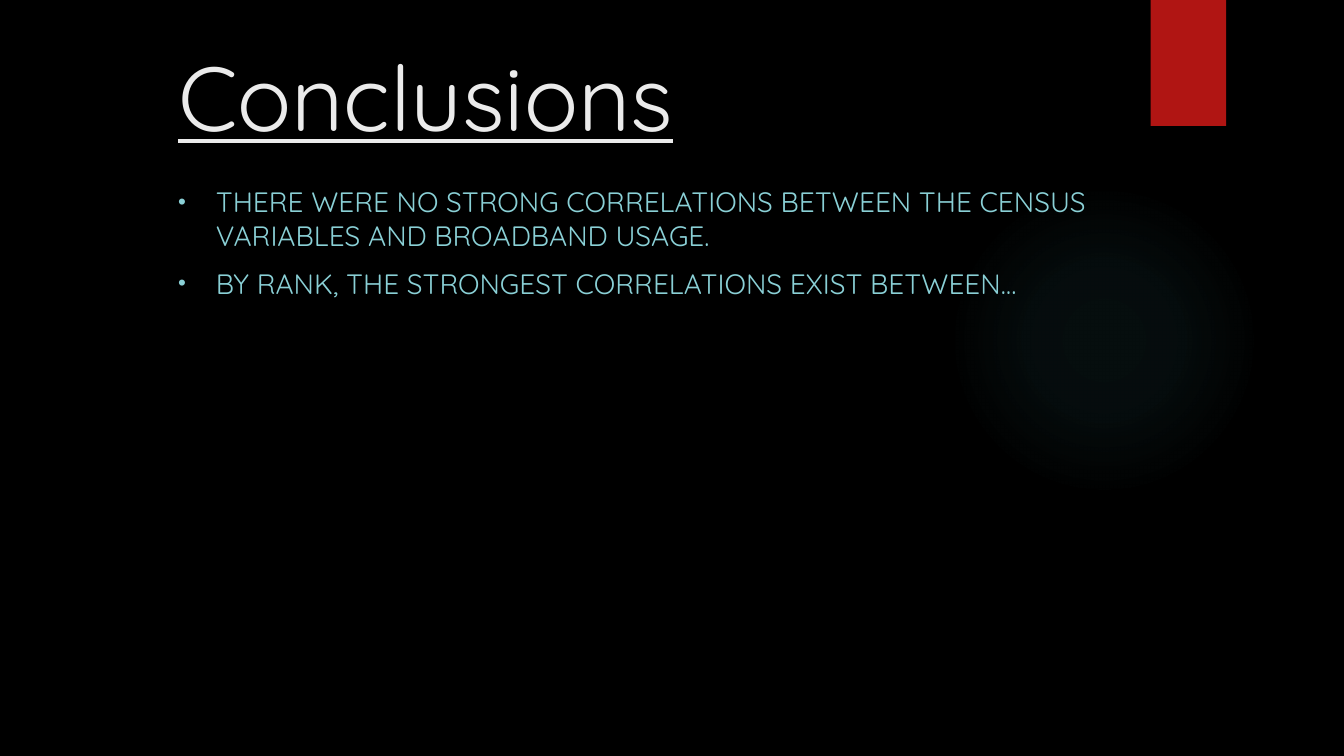
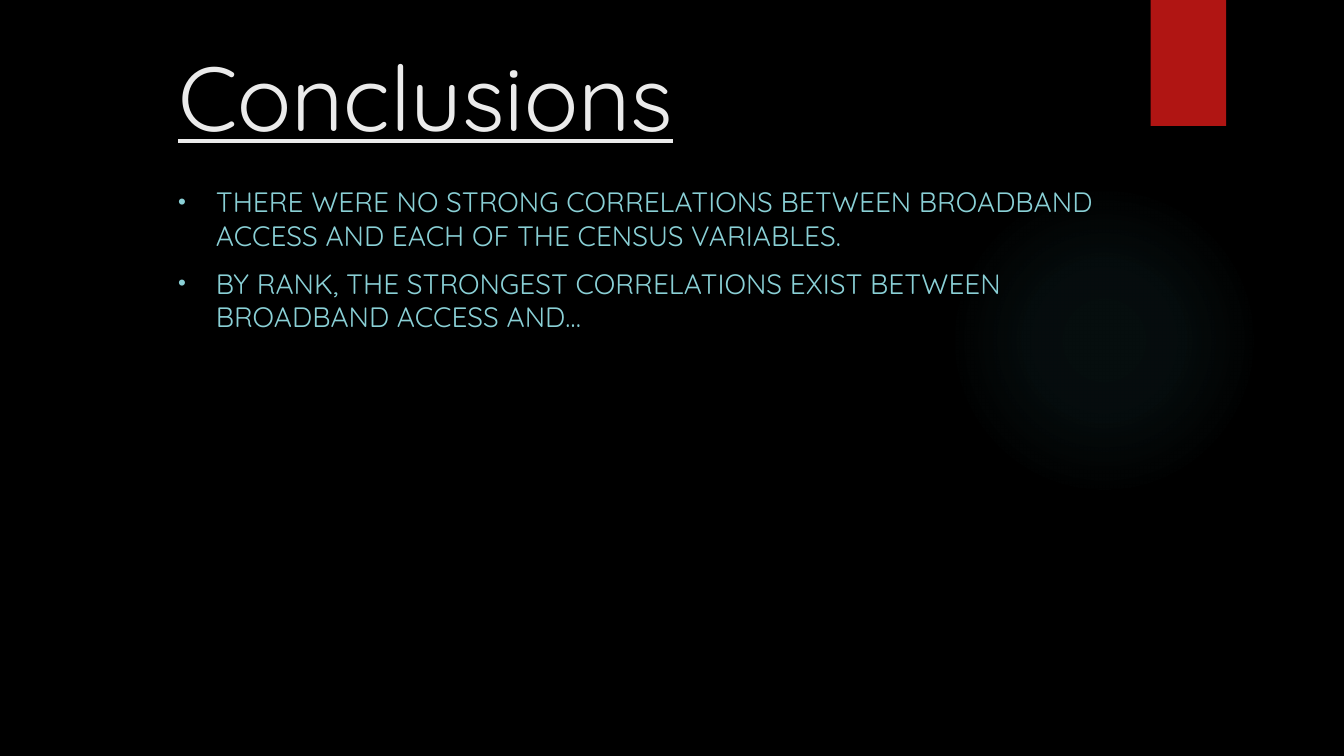
Before and after one commit to Falcon-d/Project-1-Broadband-Access, a slide deck: slide 17 of Project 1 Deck.pptx (slide 16 before the commit). Drawn at 1344x756 pixels with LibreOffice and Linux fonts; fonts in the diff are those of the drawing; background and template pictures are left out. Boxes give left, top, right and bottom in pixels: in the first picture for what was removed or moved away, otherwise in the second. Text is boxed around its words. In the diff, an @@ line names an element or a change of style, - is before the commit and + after.

```diff
--- a/Project 1 Deck.pptx
+++ b/Project 1 Deck.pptx
@@ subtitle at bbox=[216, 192, 1092, 328]: text changed @@
-• THERE WERE NO STRONG CORRELATIONS BETWEEN THE CENSUS VARIABLES AND BROADBAND USAGE.
-• BY RANK, THE STRONGEST CORRELATIONS EXIST BETWEEN…
+• THERE WERE NO STRONG CORRELATIONS BETWEEN BROADBAND ACCESS AND EACH OF THE CENSUS VARIABLES.
+• BY RANK, THE STRONGEST CORRELATIONS EXIST BETWEEN BROADBAND ACCESS AND…
```
Also in this commit, not shown: 4 other slides changed, 2 slides added, 1 slide removed.
